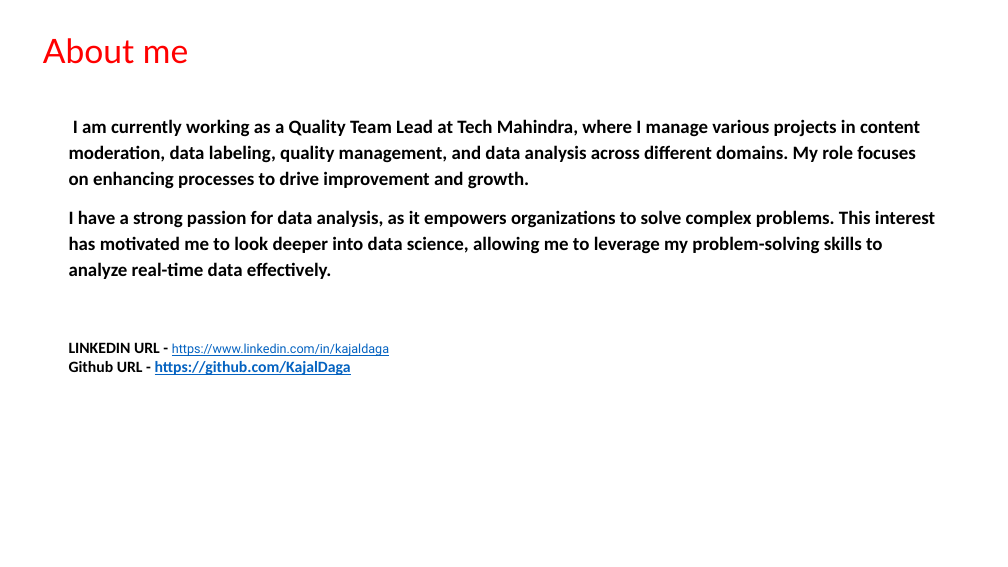
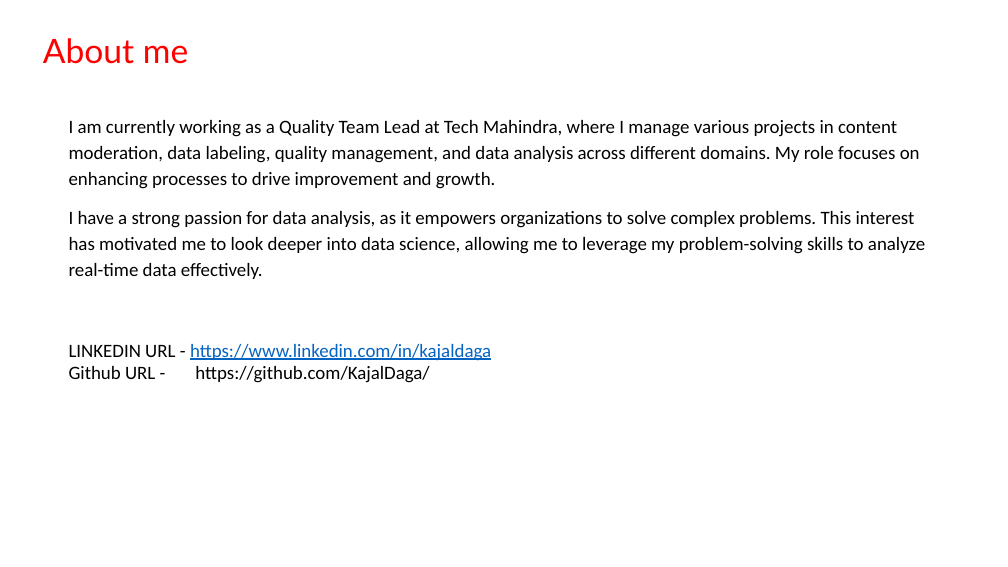
Before and after one commit to KajalDaga/AMCAT-Analysis, a slide deck: slide 2 of Innomatics_Project_AMCAT_Analysis.pptx. Drawn at 1008x567 pixels with LibreOffice and Linux fonts; fonts in the diff are those of the drawing; background and template pictures are left out. Boxes give left, top, right and bottom in pixels: in the first picture for what was removed or moved away, otherwise in the second. Text is boxed around its words. In the diff, an @@ line names an element or a change of style, - is before the commit and + after.

```diff
--- a/Innomatics_Project_AMCAT_Analysis.pptx
+++ b/Innomatics_Project_AMCAT_Analysis.pptx
@@ text at box(69, 120, 925, 361): bold off in "I am currently working as a Quality ...", "I have a strong passion for data ...", "LINKEDIN URL -"; size 15 to 18 pt in "LINKEDIN URL -"; size 12 to 18 pt, font Roboto to Calibri in "https://www.linkedin.com/in/kajaldaga" @@
@@ text at box(69, 366, 429, 383): text changed; size 15 to 18 pt; text colour #0563C1 to #000000; bold off @@
-Github URL - https://github.com/KajalDaga
+Github URL - https://github.com/KajalDaga/
```
Also in this commit, not shown: 4 other slides changed.
